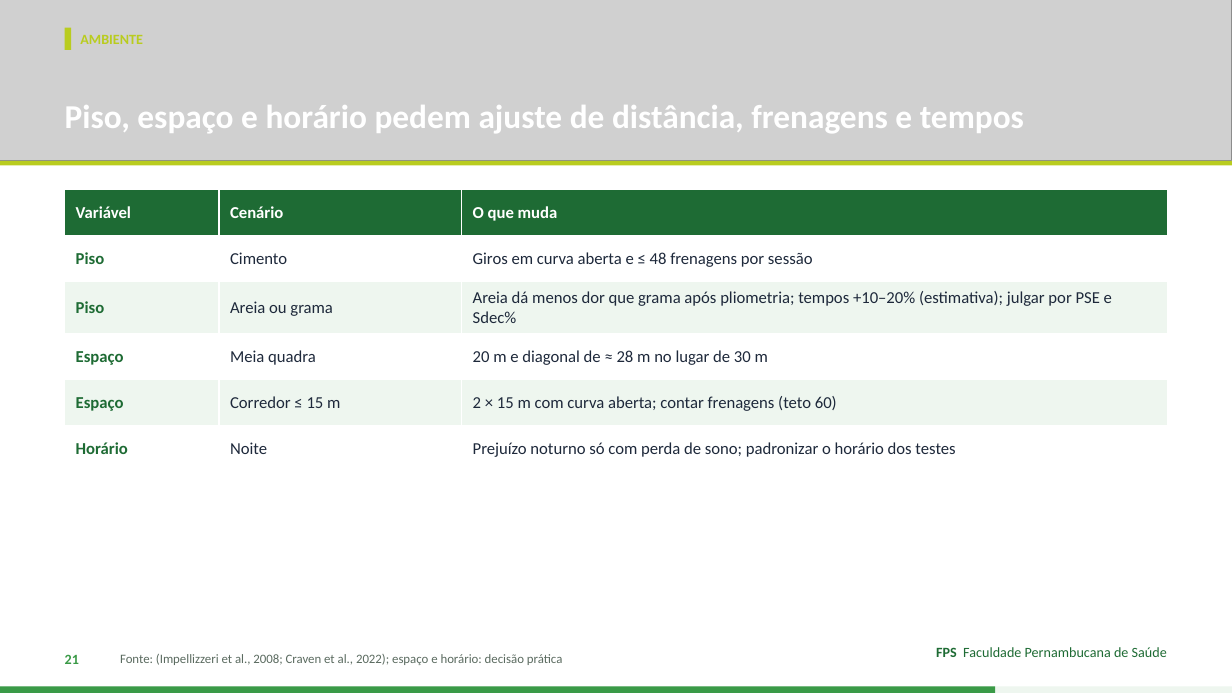
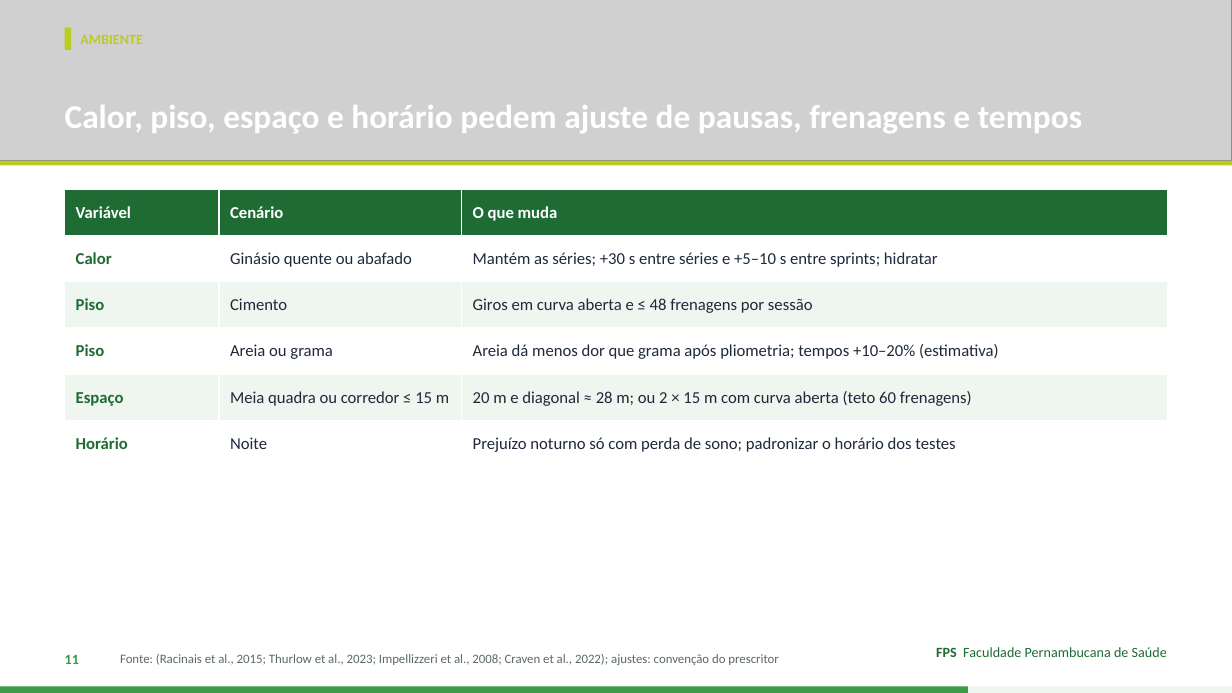
Before and after one commit to Institutomoraisandrade/CRM, a slide deck: slide 11 of trabalho-fps/trabalhos/2026-11-11-handebol-rsa/apresentacao.pptx (slide 21 before the commit). Drawn at 1232x693 pixels with LibreOffice and Linux fonts; fonts in the diff are those of the drawing; grey boxes stand for pictures. Boxes give left, top, right and bottom in pixels: in the first picture for what was removed or moved away, otherwise in the second. Text is boxed around its words. In the diff, an @@ line names an element or a change of style, - is before the commit and + after.

```diff
--- a/trabalho-fps/trabalhos/2026-11-11-handebol-rsa/apresentacao.pptx
+++ b/trabalho-fps/trabalhos/2026-11-11-handebol-rsa/apresentacao.pptx
@@ text at [65, 105, 1082, 133]: text changed @@
-Piso, espaço e horário pedem ajuste de distância, frenagens e tempos
+Calor, piso, espaço e horário pedem ajuste de pausas, frenagens e tempos
@@ table at [65, 189, 1168, 467] @@
+row 2: Calor | Ginásio quente ou abafado | Mantém as séries; +30 s entre séries e +5–10 s entre sprints; hidratar
-row 3: Piso | Areia ou grama | Areia dá menos dor que grama após pliometria; tempos +10–20% (estimativa); julgar por PSE e Sdec%
-row 4: Espaço | Meia quadra | 20 m e diagonal de ≈ 28 m no lugar de 30 m
-row 5: Espaço | Corredor ≤ 15 m | 2 × 15 m com curva aberta; contar frenagens (teto 60)
+row 4: Piso | Areia ou grama | Areia dá menos dor que grama após pliometria; tempos +10–20% (estimativa)
+row 5: Espaço | Meia quadra ou corredor ≤ 15 m | 20 m e diagonal ≈ 28 m; ou 2 × 15 m com curva aberta (teto 60 frenagens)
@@ text at [65, 655, 79, 664]: text changed @@
-21
+11
@@ text at [120, 654, 779, 665]: text changed @@
-Fonte: (Impellizzeri et al., 2008; Craven et al., 2022); espaço e horário: decisão prática
+Fonte: (Racinais et al., 2015; Thurlow et al., 2023; Impellizzeri et al., 2008; Craven et al., 2022); ajustes: convenção do prescritor
@@ rectangle: place and size @@
-rectangle at [0, 687, 995, 693]
+rectangle at [0, 687, 969, 693]
```
Also in this commit, not shown: 12 other slides changed, 1 slide added, 15 slides removed, 4 other files.
